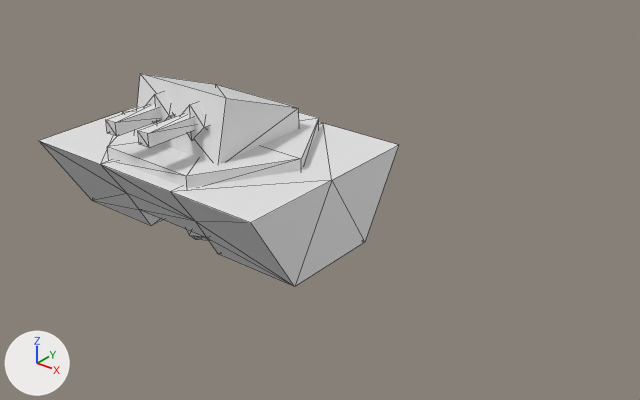
Renders of the OBJ model data/weapon.obj from each side of a commit.
Before and after are seen from a camera (50 mm lens) standing at (8.23, -8.03, 4.64) and looking at (1.76, 0.06, -0.37). Arrows for +X, +Y and +Z are at lower left; the lights stay in place. Mesh edges are drawn as thin lines. Where no turn or scale is listed for an object, it has been applied to the vertices.

The first picture shows 'weapon'.
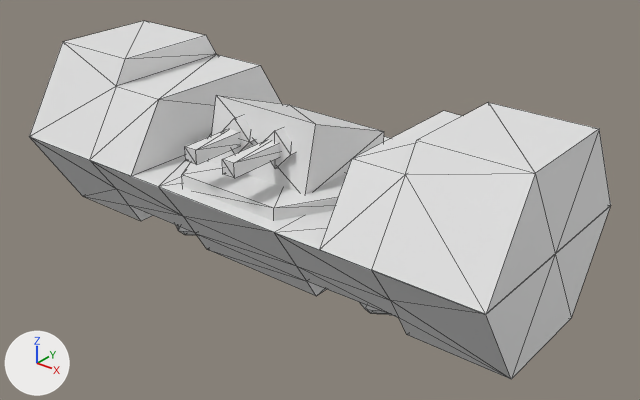
Pixel boxes [x1, y1, x2, y2] of what changed, in the pictures (640 x 400 px; the box of a moved part takes in the faces that stretch with it):
'weapon', reshaped (61% wider, 68% taller): before [39, 74, 399, 287]; after [29, 21, 611, 379]
part 1 of me_weapon, moved or reshaped: before [107, 112, 319, 188]; after [182, 133, 390, 221]
part 2 of me_weapon, moved or reshaped: before [134, 74, 299, 164]; after [209, 95, 384, 194]
part 3 of me_weapon, moved or reshaped: before [182, 102, 209, 140]; after [264, 127, 296, 169]
part 4 of me_weapon, moved or reshaped: before [106, 104, 161, 136]; after [185, 129, 240, 165]
part 5 of me_weapon, moved or reshaped: before [138, 114, 195, 148]; after [222, 140, 279, 178]
part 6 of me_weapon, moved or reshaped: before [186, 229, 208, 240]; after [176, 225, 196, 235]
part 7 of me_weapon, added: after [360, 303, 390, 315]
part 8 of me_weapon, rebuilt: before [39, 107, 399, 287]; after [31, 138, 610, 379]
part 9 of me_weapon, added: after [29, 21, 611, 315]
part 10 of me_weapon, deleted: before [146, 91, 174, 124]
part 11 of me_weapon, added: after [223, 115, 255, 154]

What the commit changed:
me_weapon is used by ob_weapon; location (0.0, 0.0, 0.0).
me_weapon had 115 vertices, 201 faces and spanned x -2.0..2.0, y -1.55..1.5, z -1.29..0.98.
me_weapon now has 195 vertices, 339 faces, 3 loose edges and spans x -2.22..5.02, y -1.55..1.5, z -1.29..1.2.
me_weapon part 1: the loose piece of 14 vertices spanning x -1.5..1.5, y -1.3..1.3, z -0.04..0.16 is moved by (1.42, 0.0, 0.0).
me_weapon part 2: the loose piece of 8 vertices spanning x -0.8..0.8, y -0.8..0.8, z 0.11..0.98 is moved by (1.42, 0.0, 0.0).
me_weapon part 3: the loose piece of 8 vertices spanning x 0.09..0.57, y -0.78..-0.44, z 0.36..0.84 is moved by (1.42, 0.0, 0.0).
me_weapon part 4: the loose piece of 8 vertices spanning x -0.42..-0.24, y -1.52..-0.68, z 0.51..0.69 is moved by (1.42, 0.0, 0.0).
me_weapon part 5: the loose piece of 8 vertices spanning x 0.22..0.4, y -1.55..-0.38, z 0.52..0.7 is moved by (1.42, 0.0, 0.0).
me_weapon part 6: the loose piece of 36 vertices spanning x -0.56..0.56, y -0.64..0.64, z -1.29..-1.08 is moved by (-0.22, 0.0, 0.0).
me_weapon part 7: the loose piece of 36 vertices spanning x -0.56..0.56, y -0.64..0.64, z -1.29..-1.08 is copied, and the copy is moved by (3.02, 0.0, 0.0); it spans x 2.46..3.58, y -0.64..0.64, z -1.29..-1.08.
me_weapon part 8: the loose piece of 25 vertices spanning x -2.0..2.0, y -1.5..1.5, z -1.2..0.0 is rebuilt with 39 vertices and now spans x -2.22..5.02, y -1.5..1.5, z -1.2..0.0.
me_weapon part 9: a new loose piece of 30 vertices spanning x -2.22..5.02, y -1.51..1.49, z 0.0..1.2.
me_weapon part 10: the loose piece of 8 vertices spanning x -0.56..-0.07, y -0.78..-0.43, z 0.36..0.85 is deleted.
me_weapon part 11: 8 vertices added at x 0.86..1.35, y -0.78..-0.43, z 0.36..0.85.
